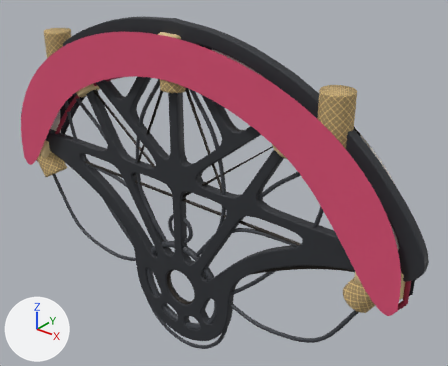
What one commit did to the glTF model static/models/props/fan.glb.
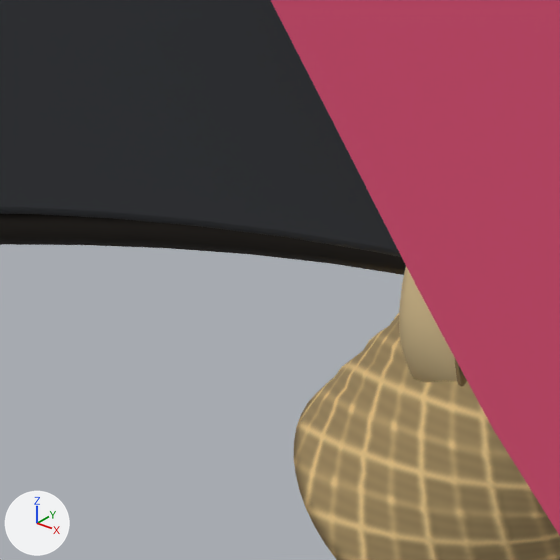
The first picture shows the older version from a 50 mm camera at (0.383, -0.407, 0.394) aimed at (0.03, 0.034, 0.12). The close-ups show the older and then the newer version on the part from 69% to 83% of the width and 66% to 83% of the height of that picture. Only the edits that show in the close-ups are written down. Every picture has the same lights, and +X, +Y and +Z are marked at lower left. Where no turn or scale is listed for an object, it has been applied to the vertices. Vertices at exactly the same position are counted once.

In view in the first close-up: 'Fan_Cover_SolidFace', 'Fan_Day_DoodleGripPlate', 'Fan_Fire_RightRail', 'Fan_Fire_Wick_5', 'Fan_Lotus_Wick_5' and 1 more.
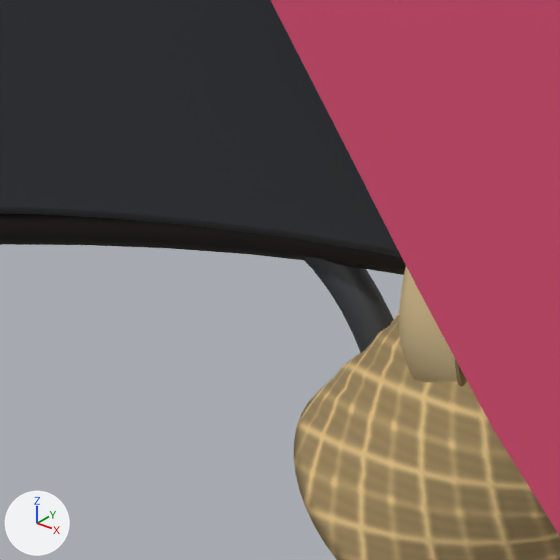
The change in detail:
me_fan_lotus_lowerinnerpetal_right_curve is used by ob_fan_lotus_lowerinnerpetal_right; location (0.0, 0.0, 0.0).
me_fan_lotus_lowerinnerpetal_right_curve had 490 vertices, 960 faces and spanned x 0.021..0.216, y -0.002..0.002, z 0.047..0.111.
me_fan_lotus_lowerinnerpetal_right_curve now has 490 vertices, 960 faces and spans x 0.021..0.202, y -0.002..0.002, z 0.047..0.108.
me_fan_lotus_lowerinnerpetal_right_curve part 1: 216 of 490 vertices moved; they spanned x 0.146..0.216, y -0.002..0.002, z 0.1..0.111 and now span x 0.147..0.202, y -0.002..0.002, z 0.081..0.108; mean shift (-0.004, 0.0, -0.007); largest move (0.216, 0.0, 0.107) -> (0.199, 0.0, 0.081).

What differs and where, as boxes (x1, y1, x2, y2) in the close-ups (560 x 560 px):
'Fan_Lotus_LowerInnerPetal_Right', reshaped (not visible before): after (305, 257, 394, 353)
